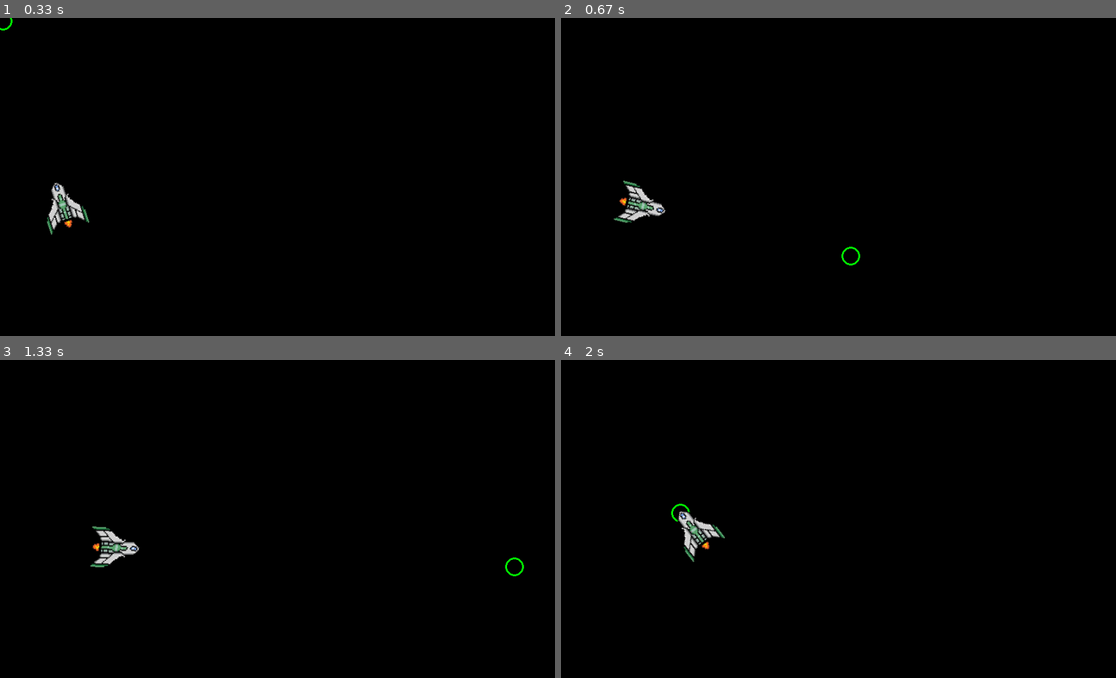
Above: before the commit, frames 1-4 (two rows, left to right).
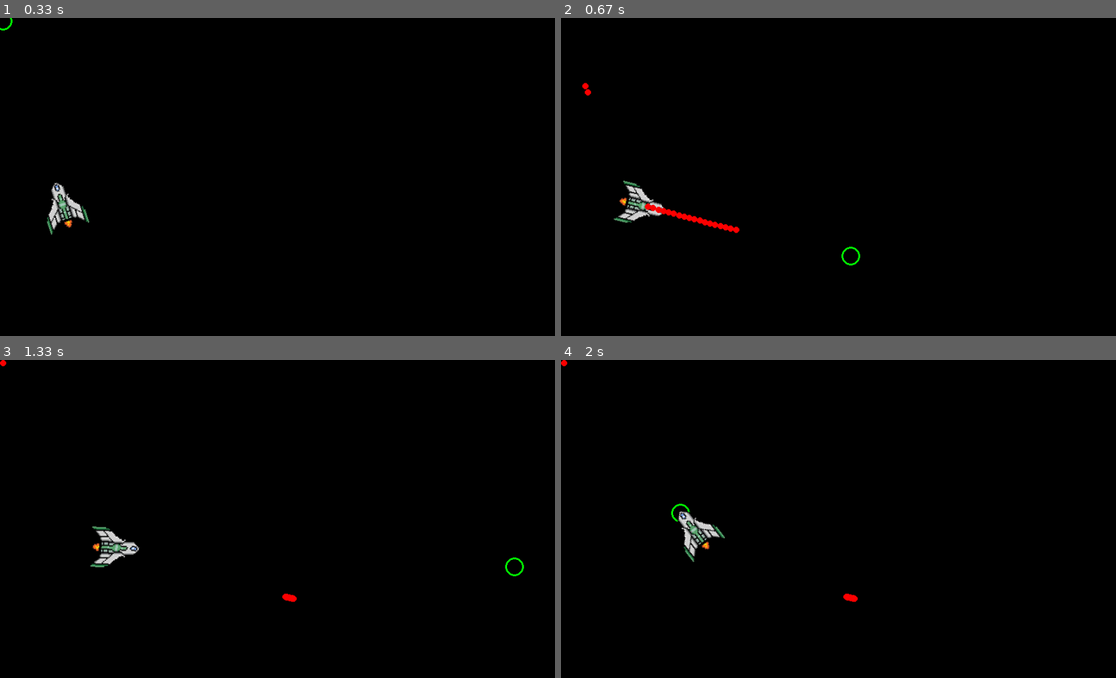
Above: after the commit, the same moments.

Repository: jeriExe/SparWars
Game: pygame game, started from Enemy.py
The game is run twice, just before and just after one commit, with the same random seed, the same clock (stepped at 60 frames per second) and the same inputs.
Inputs (mouse positions are in pixels of both pictures, inside the frame that each line leads up to):
- Up to frame 1 (0.33 s): no input
- Up to frame 2 (0.67 s): hold M from 0.33 s (still down); hold D from 0.33 s (still down); move the mouse to (849, 256) at 0.37 s
- Up to frame 3 (1.33 s): release M at 0.8 s; release D at 0.8 s; hold D 0.83-1.3 s; move the mouse to (516, 566) at 0.87 s
- Up to frame 4 (2 s): hold W 1.33-1.63 s; move the mouse to (721, 582) at 1.37 s; hold D from 1.67 s (still down); move the mouse to (677, 512) at 1.7 s

Frame 1 is identical in both runs. In frame 2, 0.4% of the frame differs, in the area x 3-33%, y 20-68%; in frame 3, less than 0.1%; in frame 4, less than 0.1%.

Commit message:
player update

Diff:
--- a/Player.py
+++ b/Player.py
@@ -1,9 +1,11 @@
 import pygame
 import math
+
 pygame.init()
 
 px = 100
 py = 300
+play_bullets = []
 
 class Player:
     def __init__(self):
@@ -27,14 +29,18 @@
         if move_up:
             py -= 1.5
 
-        if px >= 1000-0.5*ship.get_width():
-            px = 1000-0.5*ship.get_width()
-        if px <= 0 + .5*ship.get_width():
-            px = 0 + .5*ship.get_width()
-        if py >= 700-0.5*ship.get_height():
-            py = 700-0.5*ship.get_height()
-        if py <= 0 + 0.5*ship.get_height():
-            py = 0 + 0.5*ship.get_height()
+        if keys[pygame.K_m]:
+            # Fire a bullet
+            play_bullets.append(PlayBullet(px, py))
+
+        if px >= 1000 - 0.5 * ship.get_width():
+            px = 1000 - 0.5 * ship.get_width()
+        if px <= 0 + 0.5 * ship.get_width():
+            px = 0 + 0.5 * ship.get_width()
+        if py >= 700 - 0.5 * ship.get_height():
+            py = 700 - 0.5 * ship.get_height()
+        if py <= 0 + 0.5 * ship.get_height():
+            py = 0 + 0.5 * ship.get_height()
         return px, py
 
     def draw_cursor(self):
@@ -42,29 +48,45 @@
         pygame.draw.circle(screen, (0, 255, 0), (aim_px, aim_py), 15, 3)
 
     def rotate(self):
-
         ship = pygame.image.load("ship_little.png").convert_alpha()
 
-        player_pos  = [px, py]
-        ship_rect = ship.get_rect(center = player_pos)
-
+        player_pos = [px, py]
+        ship_rect = ship.get_rect(center=player_pos)
 
         mouse_px, mouse_y = pygame.mouse.get_pos()
         rel_px, rel_py = mouse_px - px, mouse_y - py
         angle = (180 / math.pi) * -math.atan2(rel_py, rel_px)
         rot_image = pygame.transform.rotate(ship, angle)
-        rot_image_rect = rot_image.get_rect(center = ship_rect.center)
+        rot_image_rect = rot_image.get_rect(center=ship_rect.center)
 
         return rot_image, rot_image_rect.topleft, angle
 
 class PlayBullet:
-    def __init__(self):
-        pass
+    def __init__(self, bx, by):
+        self.bx = bx
+        self.by = by
+        self.radius = 5
+        self.m_x, self.m_y = pygame.mouse.get_pos()
     def bullet_move(self):
-        pass
 
-play_bullets = []
-Play1 = Player()
+        diff_px = self.m_x - self.bx
+        diff_py = self.m_y - self.by
+        distance = math.sqrt(diff_px ** 2 + diff_py ** 2)
+
+        if distance > 3:
+            speed = 10
+            direction_x = diff_px / distance
+            direction_y = diff_py / distance
+            self.bx += speed * direction_x
+            self.by += speed * direction_y
+        else:
+           pass
+
+
+    def draw(self):
+        pygame.draw.circle(screen, (255, 0, 0), (int(self.bx), int(self.by)), self.radius)
+
+play1 = Player()
 screen = pygame.display.set_mode((1000, 700))
 
 running = True
@@ -75,12 +97,15 @@
             running = False
 
     keys = pygame.key.get_pressed()
-    rot_image, rot_image_rect, angle = Play1.rotate()
+    rot_image, rot_image_rect, angle = play1.rotate()
 
-    px, py = Play1.move(px, py, keys)
-    Play1.draw_cursor()
+    px, py = play1.move(px, py, keys)
+    play1.draw_cursor()
     screen.blit(rot_image, rot_image_rect)
 
+    for pbullet in play_bullets:
+        pbullet.bullet_move()
+        pbullet.draw()
 
     pygame.display.flip()
 
